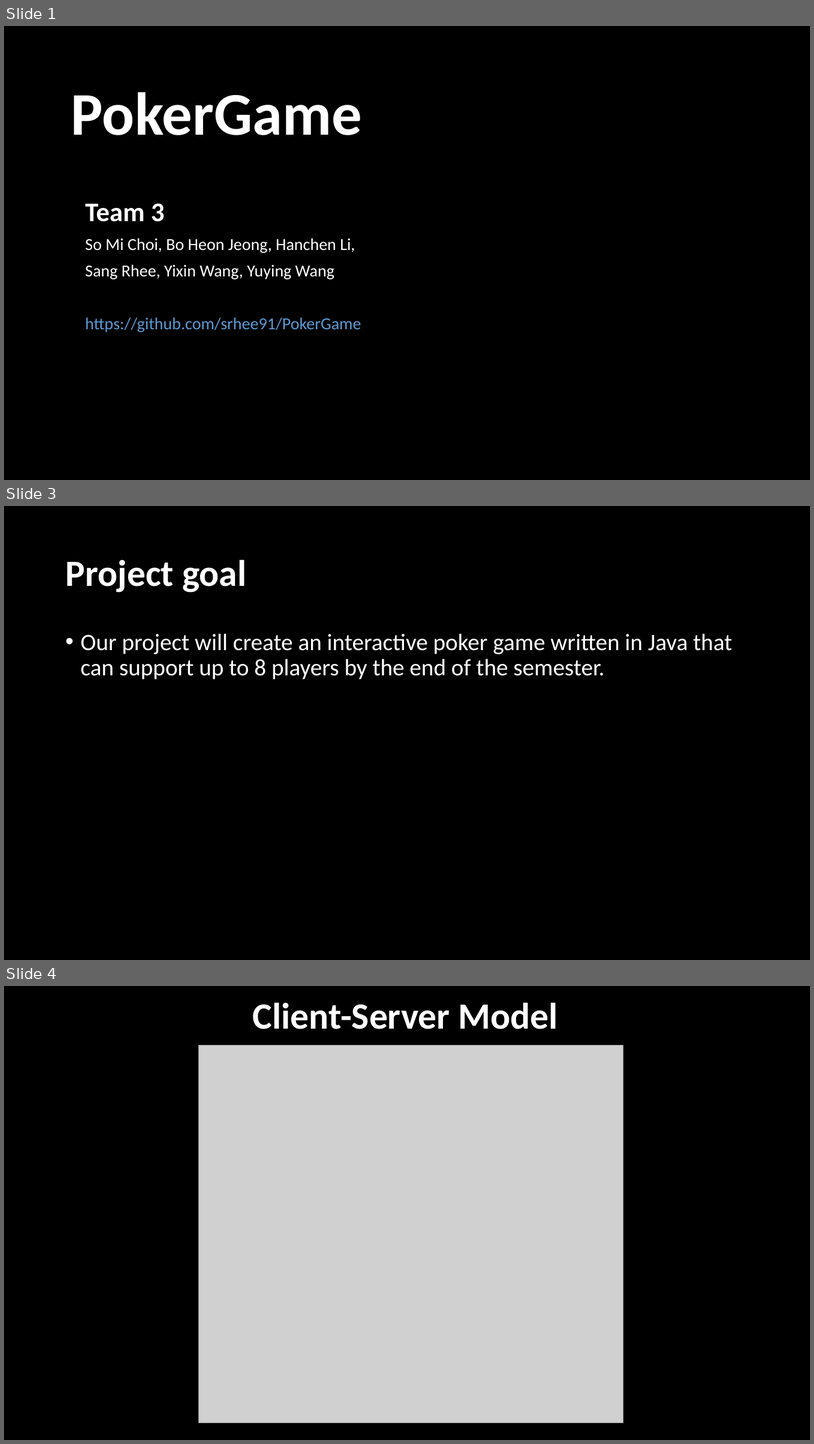
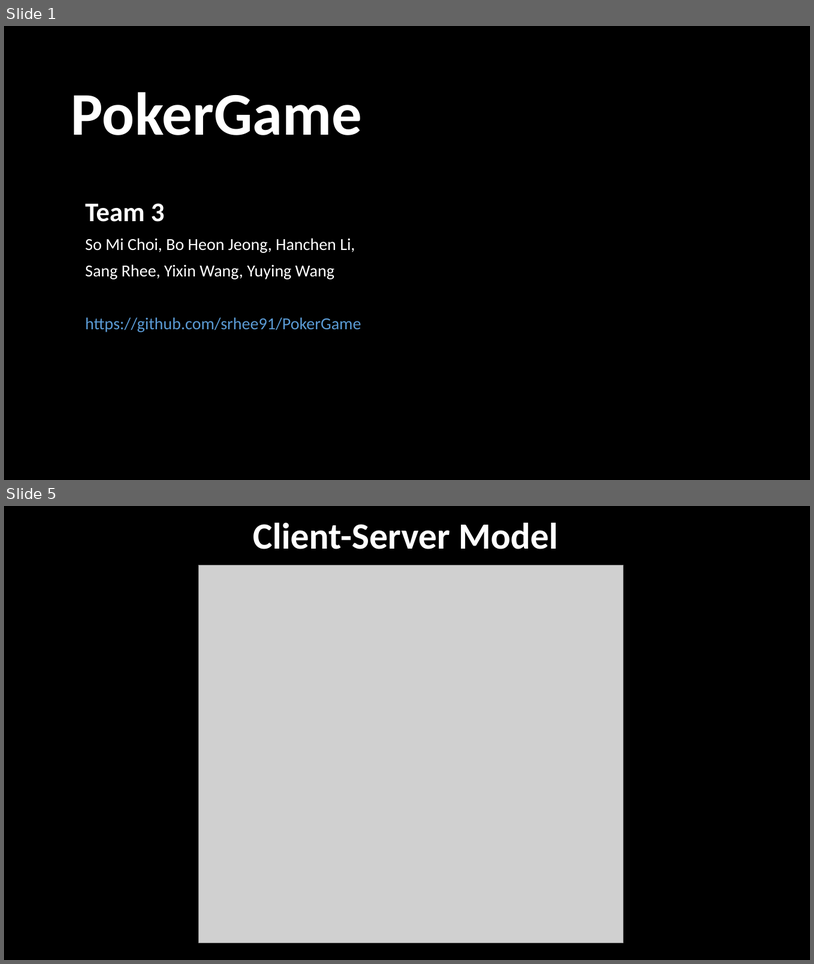
Before and after one commit to srhee91/PokerGame, a slide deck: 09. Sprint3 Final Presentation/FinalPresentation.pptx. Shown one above the other, each under a label of ours: slides 1, 3 and 4 before the commit, slides 1 and 5 after it; the slides between them are not shown. The pictures are 814x1444 and 814x964 pixels, drawn with LibreOffice and Linux fonts; fonts in the diff are those of the drawing; grey boxes stand for pictures; background and template pictures are left out. Boxes give left, top, right and bottom in pixels: in the first picture for what was removed or moved away, otherwise in the second. Text is boxed around its words. In the diff, an @@ line names an element or a change of style, - is before the commit and + after.

```diff
--- a/09. Sprint3 Final Presentation/FinalPresentation.pptx
+++ b/09. Sprint3 Final Presentation/FinalPresentation.pptx
@@ slide 3 removed at [4,506,810,960], background picture (left out) @@
@@ title removed at [65,559,246,592] @@
-Project goal
@@ text removed at [81,633,732,679] @@
-• Our project will create an interactive poker game written in Java that can support up to 8 players by the end of the semester.
@@ what was slide 4 is now slide 5 @@
```
Also in this commit, not shown: 3 slides added, 1 other slide removed.
